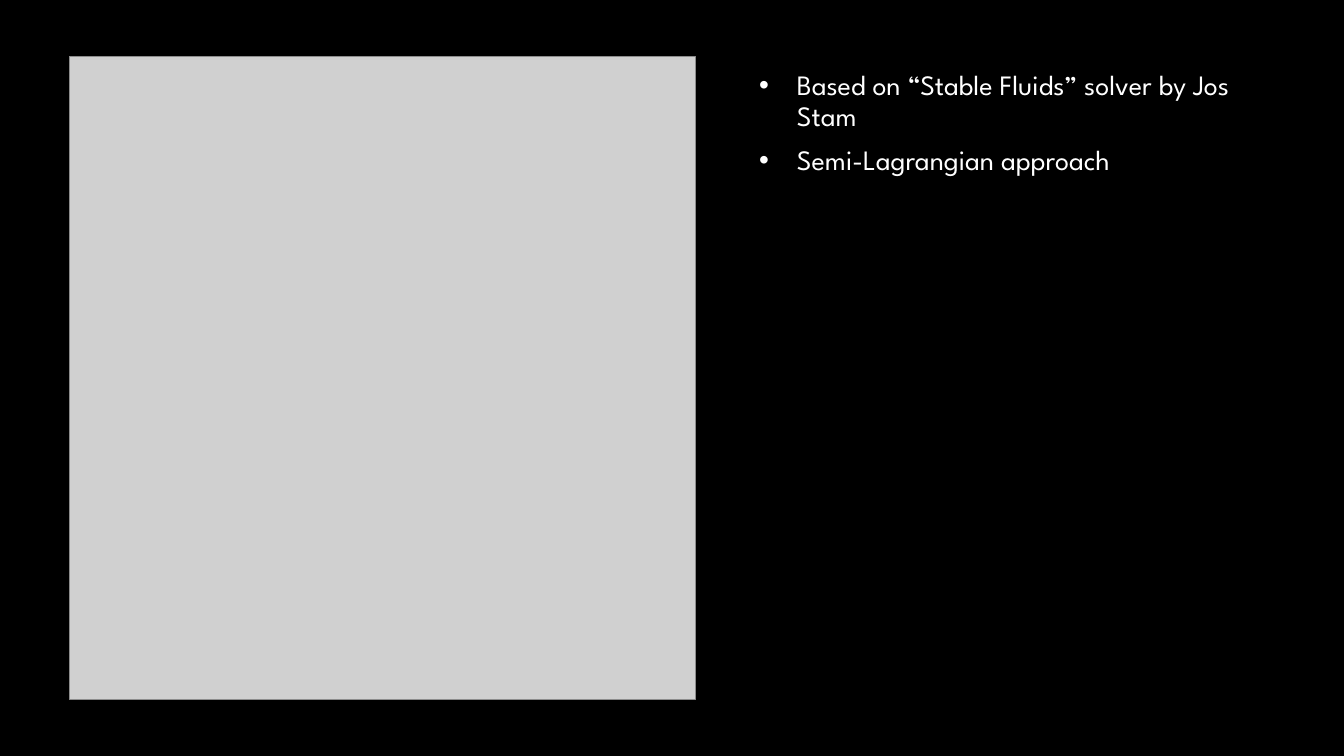
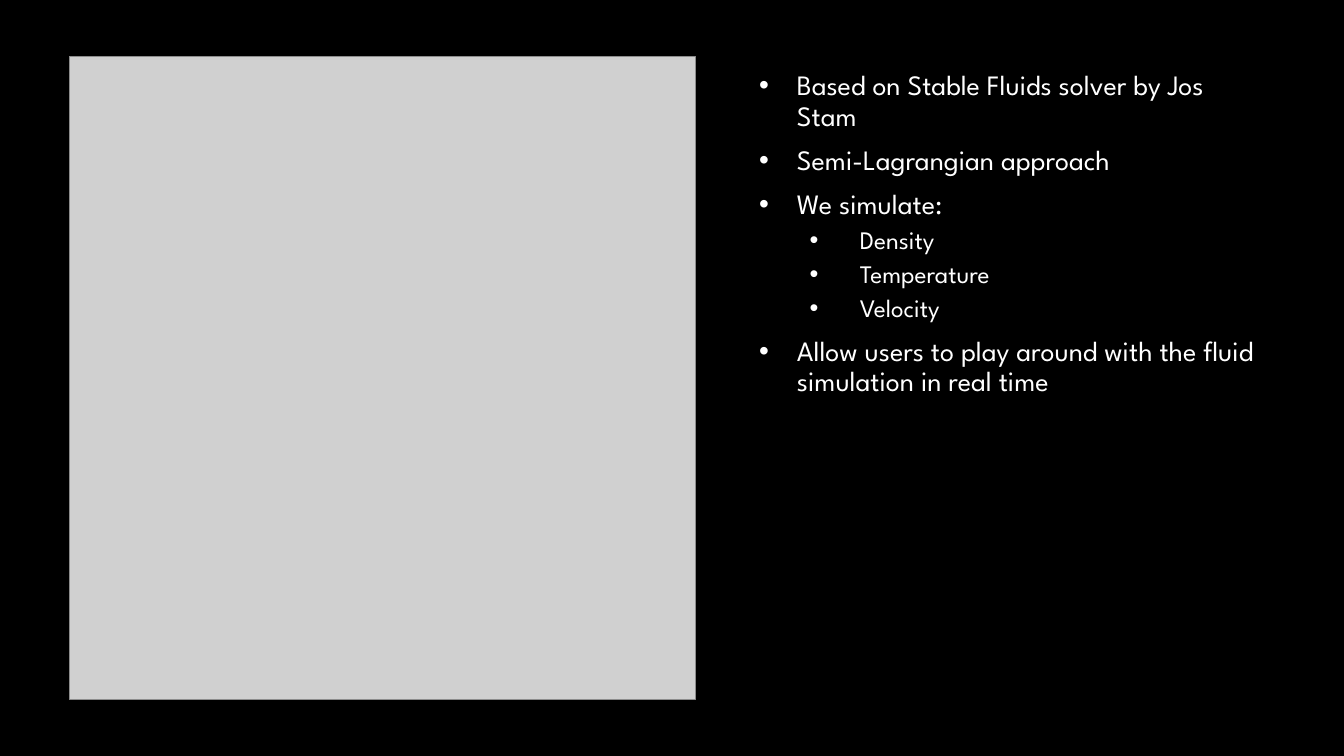
Before and after one commit to jan-van-bergen/FluidSim, a slide deck: slide 2 of Fluid simulation sandbox.pptx. Drawn at 1344x756 pixels with LibreOffice and Linux fonts; fonts in the diff are those of the drawing; grey boxes stand for pictures; background and template pictures are left out. Boxes give left, top, right and bottom in pixels: in the first picture for what was removed or moved away, otherwise in the second. Text is boxed around its words. In the diff, an @@ line names an element or a change of style, - is before the commit and + after.

Commit message:
powerpoint

```diff
--- a/Fluid simulation sandbox.pptx
+++ b/Fluid simulation sandbox.pptx
@@ subtitle at (797, 75, 1204, 127): text changed @@
-• Based on “Stable Fluids” solver by Jos Stam
+• Based on Stable Fluids solver by Jos Stam
@@ subtitle at (797, 194, 1253, 392): paragraphs added @@
+• We simulate:
+  • Density
+  • Temperature
+  • Velocity
+• Allow users to play around with the fluid simulation in real time
```
Also in this commit, not shown: 4 slides added, 2 other files.
